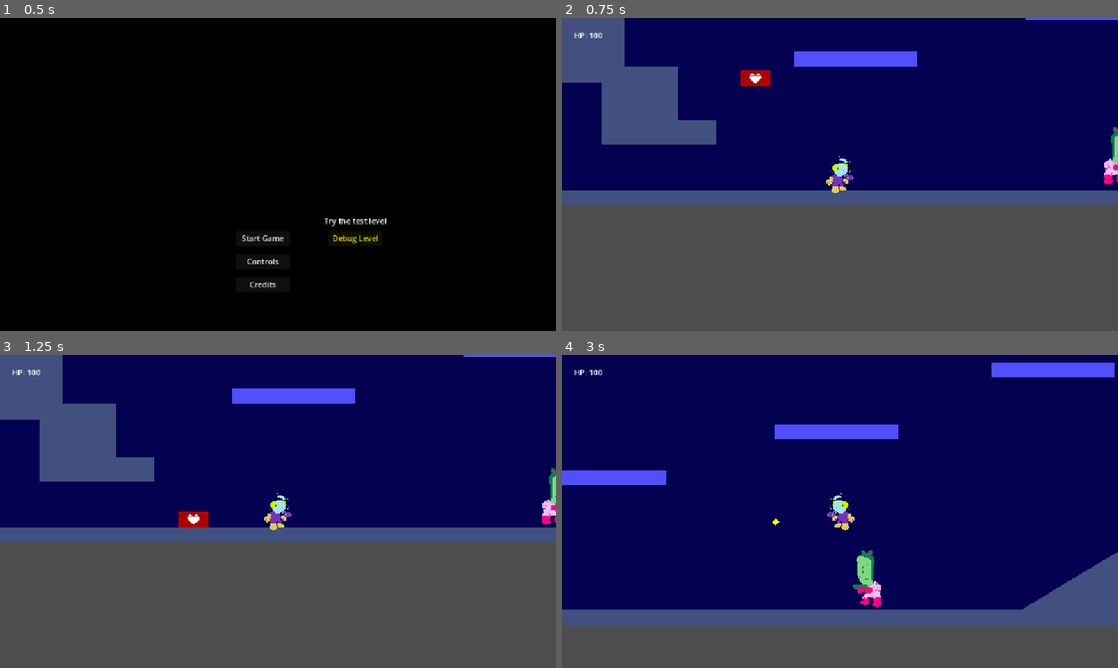
Above: before the commit, frames 1-4 (two rows, left to right).
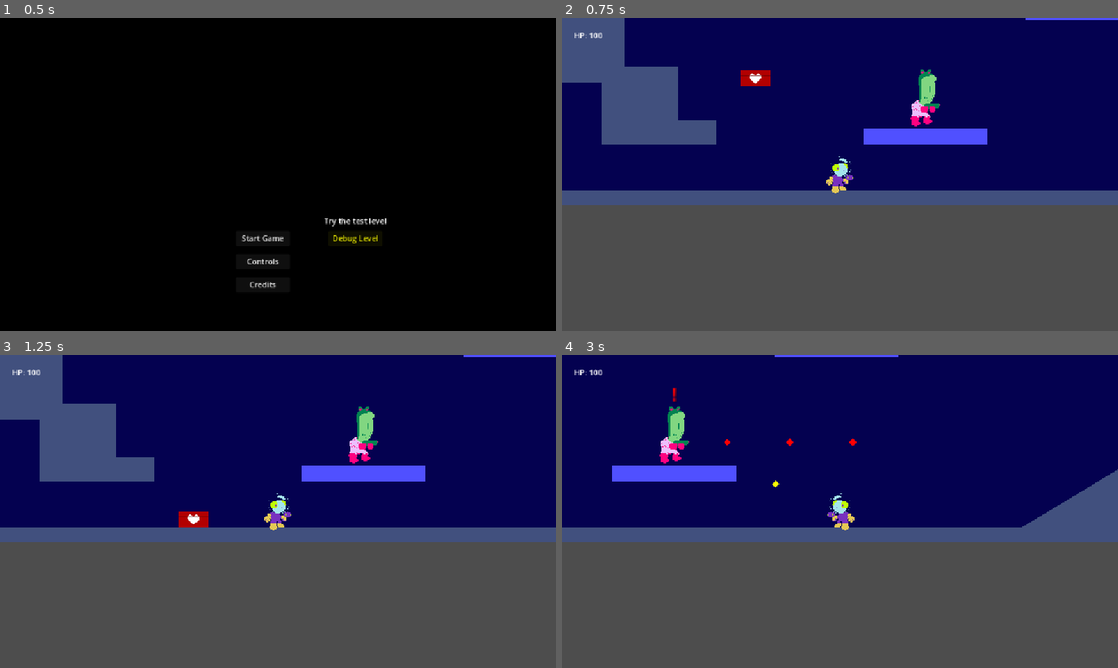
Above: after the commit, the same moments.

Repository: kv-mod3/FightClub-SpacePirates
Game: Godot game, scene res://levels/title_menu.tscn
The game is run twice, just before and just after one commit, with the same random seed, the same clock (stepped at 60 frames per second) and the same inputs.
Inputs:
- Up to frame 1 (0.5 s): no input
- Up to frame 2 (0.75 s): click "Debug Level" at 0.5 s
- Up to frame 3 (1.25 s): no input
- Up to frame 4 (3 s): tap Enter (shoot) at 1.25, 1.35, 2.3, 2.85 s; hold D (right) 1.28-2.78 s; tap Space (jump) at 1.52, 1.55, 1.82, 2.1, 2.27, 2.57 s; hold A (left) from 2.78 s (still down)

Frame 1 is identical in both runs. In frame 2, 3.0% of the frame differs, in the area x 41-100%, y 10-54%; in frame 3, 3.0%; in frame 4, 37%, in the area x 0-100%, y 0-87%.

Commit message:
enemy memory and bullet expiration
* Bullets now immediately delete themselves off-screen
* Enemy now forgets (quickly) the player and resumes doing what they were doing.

Diff:
--- a/project-space-pirates/levels/level_debug.tscn
+++ b/project-space-pirates/levels/level_debug.tscn
@@ -28,7 +28,7 @@
 [node name="Platforms" type="Node" parent="."]
 
 [node name="Platform" parent="Platforms" instance=ExtResource("4_u2tkn")]
-position = Vector2(-144, -88)
+position = Vector2(-72, -8)
 
 [node name="Platform2" parent="Platforms" instance=ExtResource("4_u2tkn")]
 position = Vector2(96, -136)
@@ -39,7 +39,7 @@
 [node name="Enemies" type="Node" parent="."]
 
 [node name="PirateEnemy" parent="Enemies" instance=ExtResource("2_03qpd")]
-position = Vector2(128, 0)
+position = Vector2(-72, -56)
 initial_direction = 1
 
 [node name="PirateEnemy2" parent="Enemies" instance=ExtResource("2_03qpd")]
--- a/project-space-pirates/objects/enemies/PirateEnemy/pirate_enemy.gd
+++ b/project-space-pirates/objects/enemies/PirateEnemy/pirate_enemy.gd
@@ -39,7 +39,7 @@
 		InitialDirection.RIGHT:
 			direction = Vector2.RIGHT
 			face_direction()
-	# Sets whether the enemy is stationary or roaming.
+	# Sets the starting state of the enemy depending on what behavior they are set to.
 	match mode:
 		EnemyMode.STATIONARY:
 			current_state = State.IDLE
@@ -54,20 +54,21 @@
 	if is_on_floor():
 		state_controller()
 	move_and_slide()
+	# NOTE: Following is test code.
+	if Input.is_action_just_pressed("up"):
+		print("Target :", target)
 
 
 func state_controller() -> void:
 	match current_state:
 		State.IDLE:
+			if mode == EnemyMode.ROAMING: # Stops movement of enemies when entering IDLE.
+				velocity = Vector2(0, 0) # BUG: Enemy falls down slower if caught in middle of jump.
+			# If target exists AND enemy is not shooting AND is in within detection area, then shoot.
 			if target and not is_shooting:
-				# TODO: Fix the overlapping method to only include the Player.
-				# Currently it detects if ANY body is overlapping the enemy's detection radius.
-				if $DetectionArea2D.has_overlapping_bodies():
+				if $DetectionArea2D.has_overlapping_bodies(): # TODO: Change the overlapping method to only include the Player.
 					shoot()
 					print("Enemy sees you and shoots.")
-				else: # Else change direction to shoot the Player.
-					direction = (target.global_position - global_position).normalized()
-					face_direction()
 		State.MOVE:
 			move()
 			if instinct_to_jump == false:
@@ -83,6 +84,31 @@
 				print("Finished shooting and moving to IDLE state.")
 				current_state = State.IDLE
 
+
+func move() -> void:
+	# velocity = velocity.move_toward(direction * move_speed, acceleration)
+	velocity = direction * move_speed
+
+
+func choose(array): # Not given a static type (Vector2) to ensure the function remains flexible for arrays too.
+	array.shuffle()
+	return array.front() # Chooses the first element in the array and returns it.
+
+
+func _on_direction_timer_timeout() -> void:
+	# For enemies in roaming-mode:
+	if mode == EnemyMode.ROAMING:
+		$DirectionTimer.wait_time = range(2, 5).pick_random()
+
+		# Change direction if moving.
+		if current_state == State.MOVE:
+			direction = choose([Vector2.LEFT, Vector2.RIGHT])
+			face_direction()
+		# If they were stopped and there is no target in sight, then move again.
+		if current_state == State.IDLE and not target:
+			current_state = State.MOVE
+
+
 # Faces enemy's sprite and gun depending on the direction it is in.
 func face_direction() -> void:
 	# Face left.
@@ -99,25 +125,8 @@
 		$MuzzleMarker.rotation_degrees = 0 # Rotates enemy muzzle to 0 degrees.
 
 
-func move() -> void:
-	# velocity = velocity.move_toward(direction * move_speed, acceleration)
-	velocity = direction * move_speed
-
-
 func jump() -> void:
 	velocity.y = jump_velocity
-
-
-func choose(array): # Not given a static type (Vector2) to ensure the function remains flexible for arrays too.
-	array.shuffle()
-	return array.front() # Chooses the first element in the array and returns it.
-
-
-func _on_direction_timer_timeout() -> void:
-	$DirectionTimer.wait_time = range(2, 5).pick_random()
-	if current_state == State.MOVE:
-		direction = choose([Vector2.LEFT, Vector2.RIGHT])
-		face_direction()
 
 
 func _on_jumping_timer_timeout() -> void:
@@ -148,7 +157,7 @@
 		status_indicator("?!", "yellow")
 	if taking_damage == false: # Prevents the enemy from taking too many instances of damage while the code runs.
 		taking_damage = true
-		health -= damage
+		# health -= damage
 		print("Enemy current health: ", health)
 
 		# Enemy flashes red on hit.
@@ -168,10 +177,13 @@
 		modulate = original_color
 
 		taking_damage = false
-	# NOTE: This sequence of code is at the bottom to give the enemy a moment to understand it got hurt.
+	# NOTE: The following code is here at the bottom to give the enemy a moment to understand it got hurt.
 	if not target:
+		# Roaming enemies will stop for a period of time.
+		if mode == EnemyMode.ROAMING:
+			current_state = State.IDLE
+			$DirectionTimer.wait_time = 3
 		# Faces enemy towards the direction of the Player's bullets.
-		status_indicator("?", "white")
 		if bullet_direction == "left" and direction.x < 0:
 			direction = Vector2.RIGHT
 			face_direction()
@@ -179,33 +191,42 @@
 			direction = Vector2.LEFT
 			face_direction()
 
+
 func surprise_attack() -> void:
 	pass
 
 func forget_about_it() -> void:
-	pass
+	target = null
+
 
 func _on_detection_area_2d_body_entered(body: Node2D) -> void:
+	# Checks if the enemy's forget timer has begun, if it has, stop the timer before it times out.
+	if not $ForgetTimer.is_stopped():
+		$ForgetTimer.stop()
+		print("Timer was forcefully stopped.")
 	# TODO: Check the following "if" statement to see if it even makes sense.
-	# NOTE: Stationary enemies are already in idle and will shoot immediately.
 	if body is Player and not target: # If Player detected, and the enemy had no target:
+		target = body # Sets Player as the target.
+		status_indicator("!", "red")
 		print("Enemy detected Player.")
-		if mode == EnemyMode.ROAMING: # If enemy is roamer, stop movement immediately. BUG: Enemy falls down slower if caught in middle of jump.
-			velocity = Vector2(0, 0)
+		if mode == EnemyMode.ROAMING: # If enemy is roamer, stop movement immediately.
 			current_state = State.IDLE
-		await status_indicator("!", "red")
-		target = body # Sets Player as the target.
 
 
 func _on_detection_area_2d_body_exited(body: Node2D) -> void:
 # TODO: Check if there's anything that could be done for stationary enemies.
 	if body is Player:
-		print("Player has left the detection range, but the enemy is aware that they are still there.")
-		await status_indicator("?", "white")
-		# BUG: Enemy can sometimes be moving in the wrong direction.
-		if mode == EnemyMode.ROAMING: # NOTE: Bug may be related to targeting note clearing instead, actually.
-			$DirectionTimer.wait_time = 5
-			current_state = State.MOVE
+		print("Player has left the detection range. Timer has begun.")
+		$ForgetTimer.start()
+
+
+func _on_forget_timer_timeout() -> void:
+	print("Timer has timed out! Enemy has lost memory!")
+	status_indicator("?", "white")
+	target = null
+	if mode == EnemyMode.ROAMING:
+		$DirectionTimer.wait_time = 3
+		current_state = State.MOVE
 
 
 func status_indicator(text: String, color: String) -> void:
--- a/project-space-pirates/objects/enemies/PirateEnemy/pirate_enemy.tscn
+++ b/project-space-pirates/objects/enemies/PirateEnemy/pirate_enemy.tscn
@@ -36,6 +36,10 @@
 
 [node name="JumpingTimer" type="Timer" parent="."]
 
+[node name="ForgetTimer" type="Timer" parent="."]
+wait_time = 3.0
+one_shot = true
+
 [node name="DetectionArea2D" type="Area2D" parent="."]
 collision_layer = 2
 collision_mask = 4
@@ -59,5 +63,6 @@
 
 [connection signal="timeout" from="DirectionTimer" to="." method="_on_direction_timer_timeout"]
 [connection signal="timeout" from="JumpingTimer" to="." method="_on_jumping_timer_timeout"]
+[connection signal="timeout" from="ForgetTimer" to="." method="_on_forget_timer_timeout"]
 [connection signal="body_entered" from="DetectionArea2D" to="." method="_on_detection_area_2d_body_entered"]
 [connection signal="body_exited" from="DetectionArea2D" to="." method="_on_detection_area_2d_body_exited"]
--- a/project-space-pirates/objects/player/PlayerPlatformer/player_bullet.gd
+++ b/project-space-pirates/objects/player/PlayerPlatformer/player_bullet.gd
@@ -14,11 +14,11 @@
 	position += transform.x * SPEED * delta
 
 
-# Deletes the bullet a few seconds after it exits the screen.
+# Deletes the bullet after it exits the screen.
 func _on_visible_on_screen_notifier_2d_screen_exited() -> void:
-	await get_tree().create_timer(3).timeout # Waits until timeout, then resumes the rest of the code.
+	# await get_tree().create_timer(3).timeout # Waits until timeout, then resumes the rest of the code.
 	queue_free()
-	print("Bullet deleted.")
+	print("Bullet was deleted off-screen.")
 
 
 func _on_body_entered(body: Node2D) -> void:
@@ -29,9 +29,7 @@
 			body.take_damage(DAMAGE, "right")
 		if rotation_degrees == -180:
 			body.take_damage(DAMAGE, "left")
-		# TODO: Delete the following else statement when not needed anymore.
-		else:
-			print("Bullet's rotation was in %d degrees." % rotation_degrees)
+			# print("Bullet's rotation was in %d degrees." % rotation_degrees)
 		queue_free() # Deletes bullet on collision.
 	if body.is_in_group("solids"):
 		queue_free()
